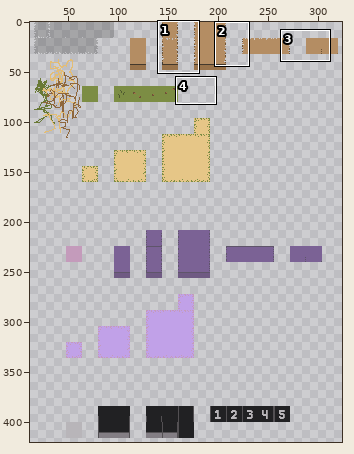
Sprite sheet, stored at Assets/Environment/new_tiles.png. Above: a wide view before the commit, with the close-up outlined.
Close-up. Before the commit:
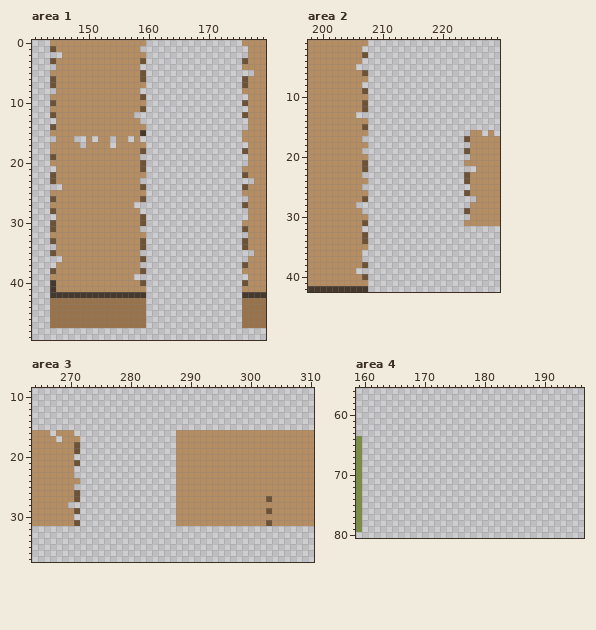
The file is 400x560 pixels. Shown: area 1: x 141..179, y 0..49; area 2: x 198..229, y 1..42; area 3: x 264..310, y 9..37; area 4: x 159..196, y 56..80. The wide view leaves out empty margins.
The same view after the edit:
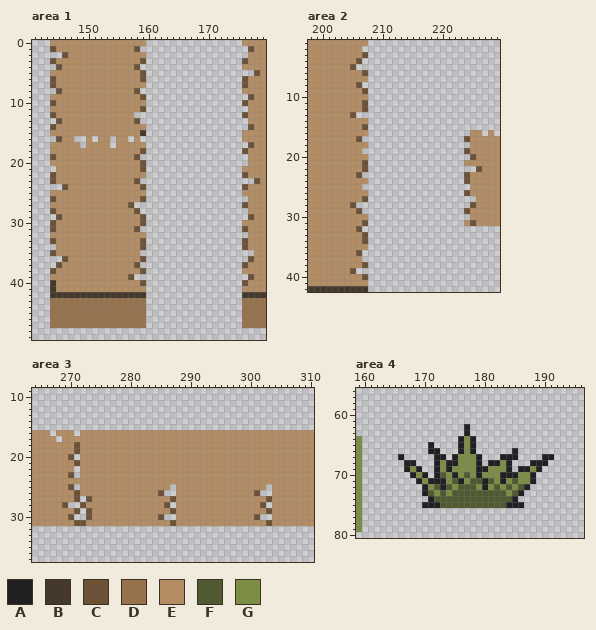
Palette (. is transparent): A #212123  B #44392c  C #6c5337  D #98724a  E #b48d63  F #505a30  G #7c8d44
Changes in this commit:
Changed rows in their new state; - is an unchanged pixel.
Area 1:
first column x 145:
 1 -------------C------------------C-
 2 -C--------------------------------
 4 C------------C--------------------
 5 ---------------------------------C
 8 C------------C--------------------
 9 --------------------------------C-
first column x 145:
13 C------------C-------------------
14 --------------------------------C
16 C--------------------------------
17 --------------------------------C
19 -------------C-------------------
first column x 145:
23 -------------C-------------------C
24 -C--------------------------------
27 ------------C---------------------
28 -------------C--------------------
29 C-------------------------------C-
31 -------------C--------------------
first column x 145:
36 -C------------------------------C
37 C------------C-------------------
39 ------------C-------------------C
Area 2:
first column x 205:
 4 -C
 5 C-
 8 -C
first column x 205:
13 C
first column x 206:
17 C--------------------
20 -------------------C-
22 --------------------C
23 C--------------------
first column x 205:
28 C-------------------C
29 -C-------------------
31 --------------------C
32 -C-------------------
first column x 205:
36 -C
39 C-
Area 3:
first column x 269:
16 ---EEEEEEEEEEEEEEEE----------------
17 ---EEEEEEEEEEEEEEEE----------------
18 ---EEEEEEEEEEEEEEEE----------------
19 ---EEEEEEEEEEEEEEEE----------------
20 -C-EEEEEEEEEEEEEEEE----------------
21 ---EEEEEEEEEEEEEEEE----------------
22 ---EEEEEEEEEEEEEEEE----------------
23 -C-EEEEEEEEEEEEEEEE----------------
24 ---EEEEEEEEEEEEEEEE----------------
25 -C-EEEEEEEEEEEEEEE----------------.
26 ---EEEEEEEEEEEEEC---------------C..
27 ----CEEEEEEEEEEEEEC----------------
28 C--CEEEEEEEEEEEEEC---------------C.
29 ----CEEEEEEEEEEEEEC----------------
30 -C--CEEEEEEEEEEEC---------------C..
31 ---CEEEEEEEEEEEEEEC----------------
Area 4:
first column x 166:
62 -----------A--------------
63 -----------A--------------
64 ----------AGA-------------
65 -----A----AGA-------------
66 -----AA---AGA------A------
67 A-----AA-AGGGA---AAA----AA
68 -AA---AGAAGGGA-AAGA---AAA-
69 -AGA--AGAGGGGAAGGGA-AAGA--
70 --AGA-AFGAGFGAGGGAAAGGA---
71 ---AGAAAGFAGFFAFGAGFGGA---
72 ----AGFAFGFFFGAGFGFGFA----
73 ----AFGFGFFFFFFFFFGFA-----
74 -----AFFFFFFFFFFFFFA------
75 ----AAAFFFFFFFFFFFAAA-----
